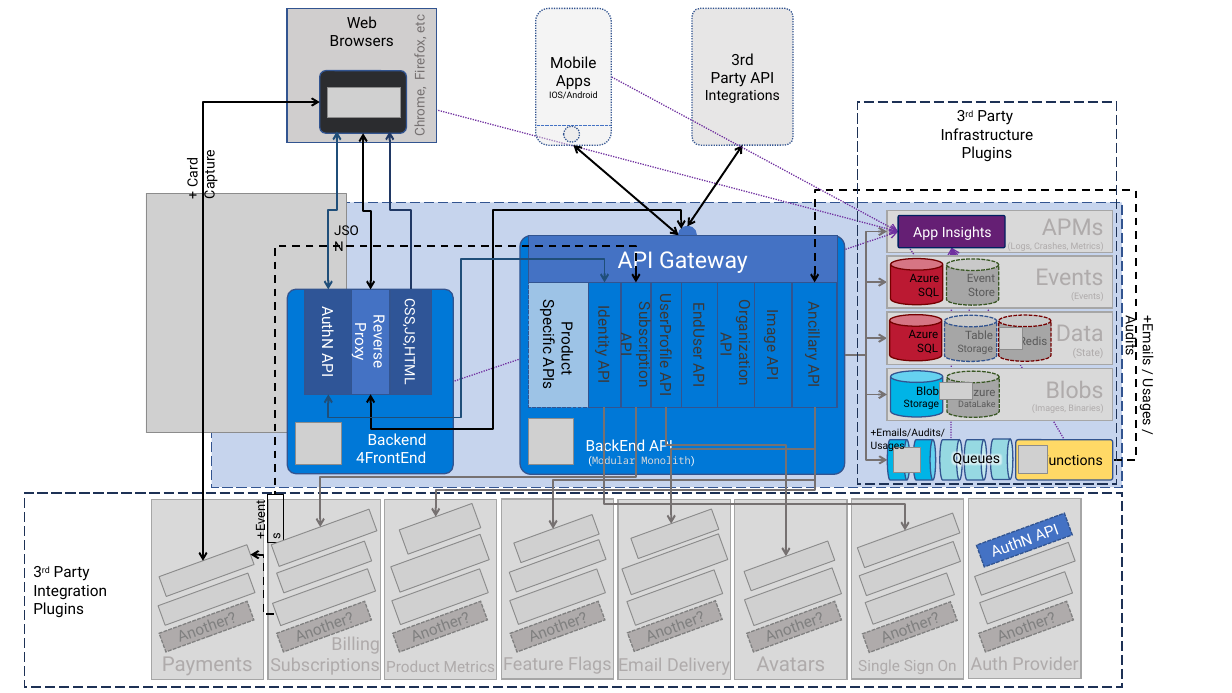
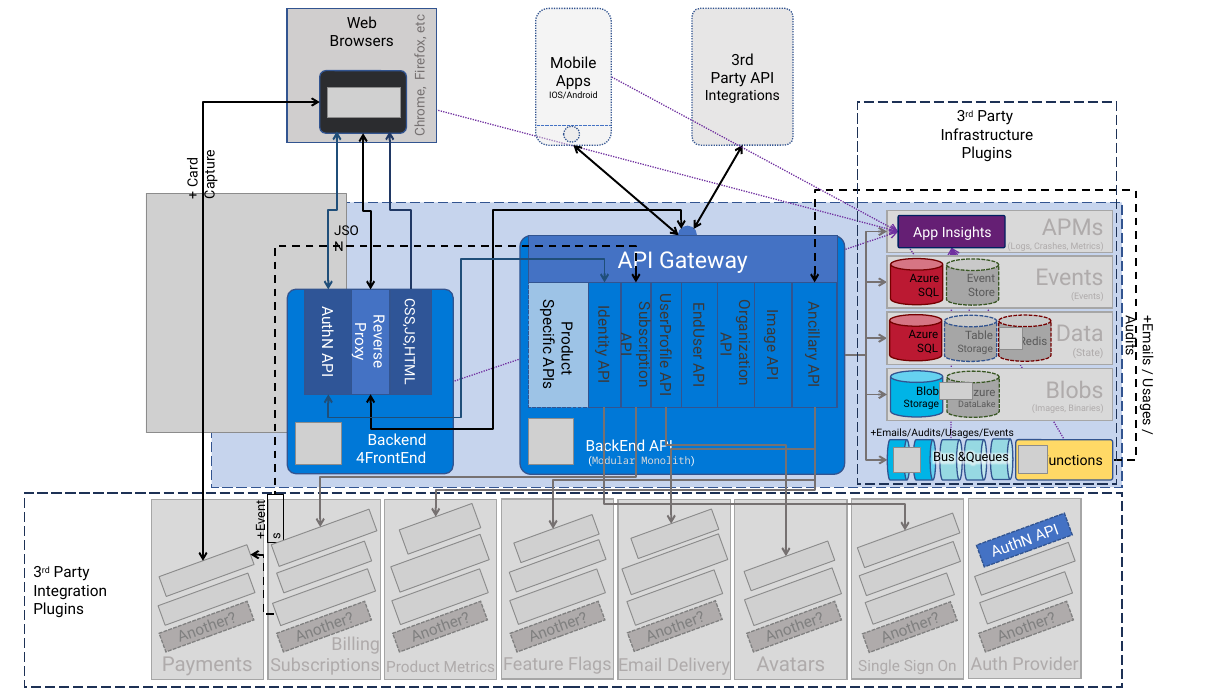
Before and after one commit to jezzsantos/saastack, a slide deck: slide 1 of docs/images/Sources.pptx. Drawn at 1232x693 pixels with LibreOffice and Linux fonts; fonts in the diff are those of the drawing; grey boxes stand for pictures; background and template pictures are left out. Boxes give left, top, right and bottom in pixels: in the first picture for what was removed or moved away, otherwise in the second. Text is boxed around its words. In the diff, an @@ line names an element or a change of style, - is before the commit and + after.

```diff
--- a/docs/images/Sources.pptx
+++ b/docs/images/Sources.pptx
@@ double arrow moved from (743, 145) - (688, 226) to (743, 145) - (694, 229) @@
@@ text at <box>871,427,1014,440</box>: text changed @@
-+Emails/Audits/Usages
++Emails/Audits/Usages/Events
@@ text at <box>933,449,1009,465</box>: text changed; size 11 to 10 pt @@
-Queues
+Bus &Queues
```
Also in this commit, not shown: 2 other slides changed, 11 other files.
